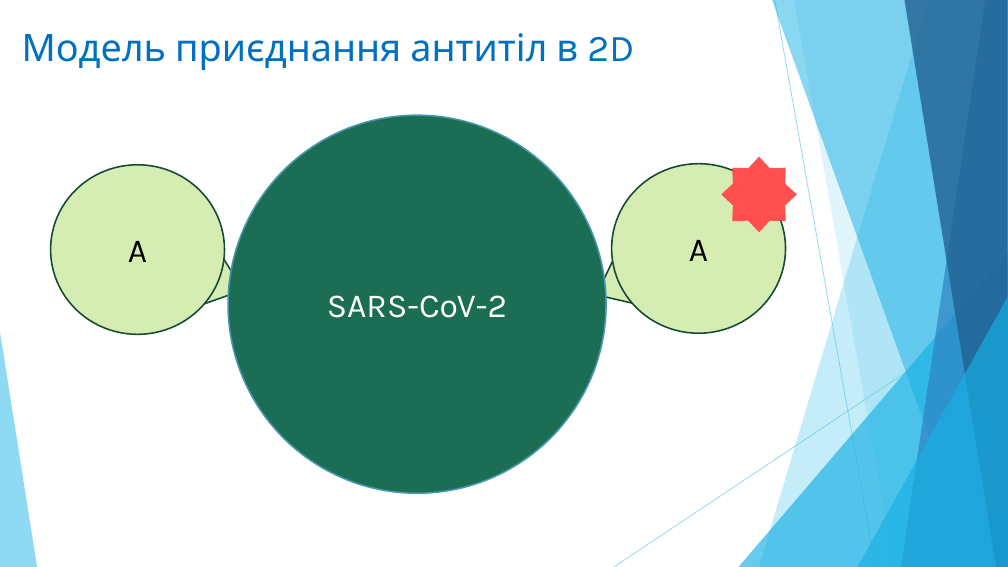
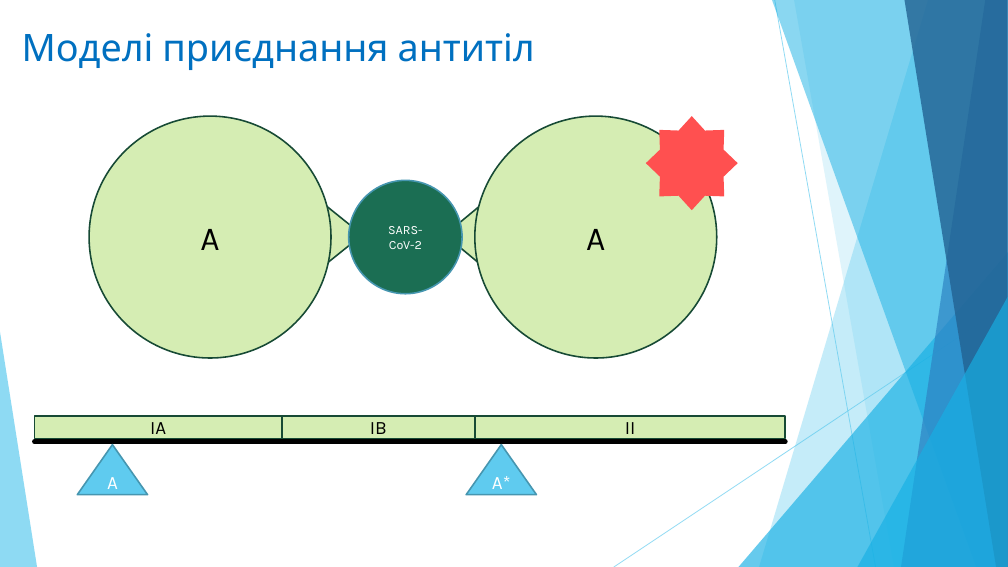
Before and after one commit to zelo2000/Xema, a slide deck: slide 2 of Documents/Presentation_1.pptx. Drawn at 1008x567 pixels with LibreOffice and Linux fonts; fonts in the diff are those of the drawing. Boxes give left, top, right and bottom in pixels: in the first picture for what was removed or moved away, otherwise in the second. Text is boxed around its words. In the diff, an @@ line names an element or a change of style, - is before the commit and + after.

```diff
--- a/Documents/Presentation_1.pptx
+++ b/Documents/Presentation_1.pptx
@@ text at bbox=[22, 33, 535, 70]: text changed @@
-Модель приєднання антитіл в 2D
+Моделі приєднання антитіл
@@ ellipse "A": place and size @@
-ellipse "A" at bbox=[51, 165, 225, 334]
+ellipse "A" at bbox=[89, 116, 331, 358]
@@ ellipse "A": place and size @@
-ellipse "A" at bbox=[612, 164, 786, 333]
+ellipse "A" at bbox=[475, 116, 717, 358]
@@ star: place and size @@
-star at bbox=[721, 157, 797, 232]
+star at bbox=[646, 116, 738, 210]
@@ triangle at bbox=[445, 175, 518, 295]: rotation 244 to 270 degrees @@
@@ triangle at bbox=[301, 186, 363, 285]: rotation 109 to 90 degrees @@
@@ ellipse "SARS-CoV-2": place and size @@
-ellipse "SARS-CoV-2" at bbox=[228, 115, 606, 493]
+ellipse "SARS-CoV-2" at bbox=[349, 181, 462, 294]
@@ ellipse "SARS-CoV-2" at bbox=[349, 181, 462, 294]: size 32 to 12 pt @@
@@ rectangle added at bbox=[35, 416, 282, 439], fill #D5EDB3, outline #174A36 1.5 pt, 18 pt, text #000000 @@
+IA
@@ rectangle added at bbox=[282, 416, 475, 439], fill #D5EDB3, outline #174A36 1.5 pt, 18 pt, text #000000 @@
+IB
@@ rectangle added at bbox=[475, 416, 786, 439], fill #D5EDB3, outline #174A36 1.5 pt, 18 pt, text #000000 @@
+II
@@ line added from (35, 442) to (786, 442), #000000 4.5 pt @@
@@ triangle added at bbox=[77, 445, 147, 495], fill #5FCBEF, outline #4696B1 1.5 pt, 18 pt, text #FFFFFF @@
+A
@@ triangle added at bbox=[467, 445, 537, 495], fill #5FCBEF, outline #4696B1 1.5 pt, 18 pt, text #FFFFFF @@
+A*
```
Also in this commit, not shown: 3 other slides changed, 1 slide removed, 9 other files.
